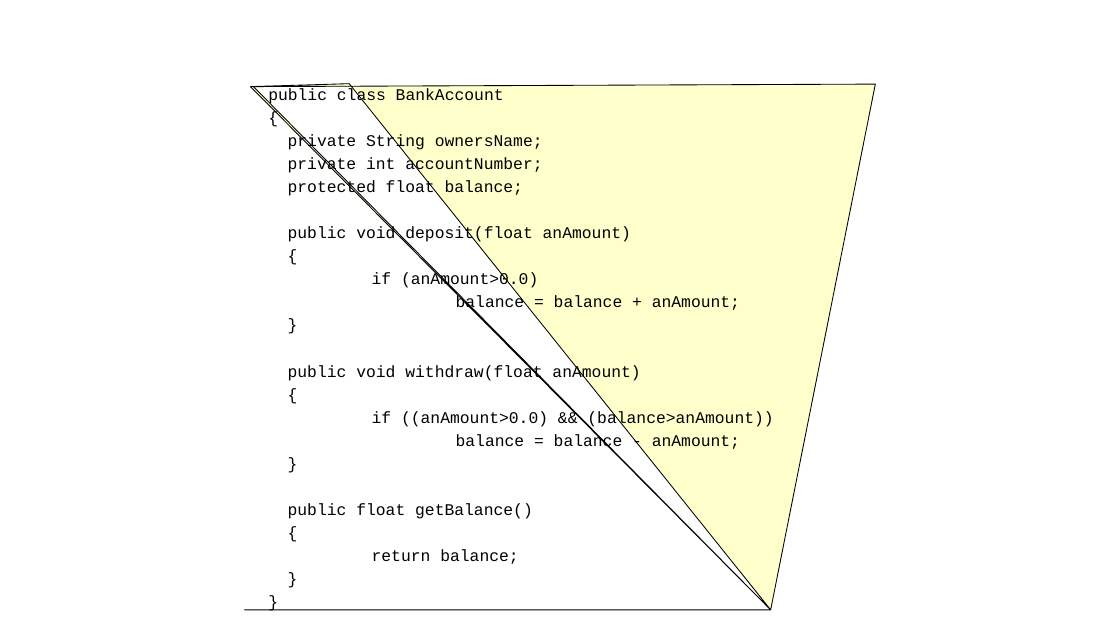
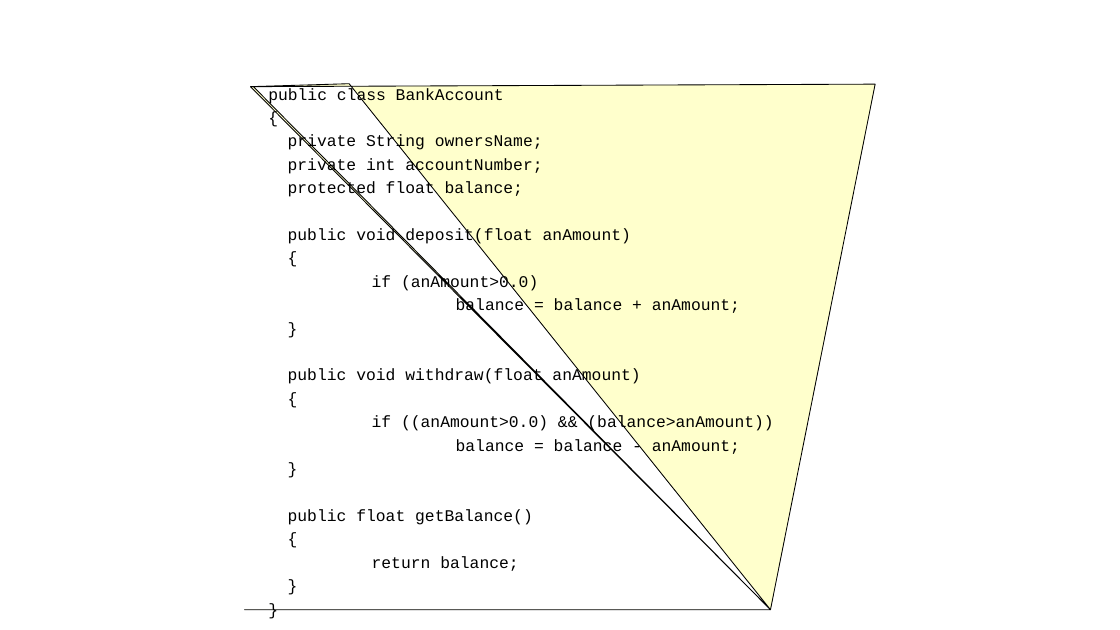
Before and after one commit to gmierzwinski/gmierzwinski.github.io, a slide deck: slide 12 of bishops/cs321/resources/CS321_Lecture_06.ppt. Drawn at 1120x630 pixels with LibreOffice and Linux fonts; fonts in the diff are those of the drawing; background and template pictures are left out. Boxes give left, top, right and bottom in pixels: in the first picture for what was removed or moved away, otherwise in the second. Text is boxed around its words. In the diff, an @@ line names an element or a change of style, - is before the commit and + after.

```diff
--- a/bishops/cs321/resources/CS321_Lecture_06.ppt
+++ b/bishops/cs321/resources/CS321_Lecture_06.ppt
@@ freeform shape at (x1=244, y1=84, x2=875, y2=610): outline redrawn @@
@@ text "public class BankAccount" rewrapped from (x1=268, y1=87, x2=773, y2=564) to (x1=268, y1=87, x2=773, y2=571) @@
```
Also in this commit, not shown: 13 other slides changed, 1 other file.
